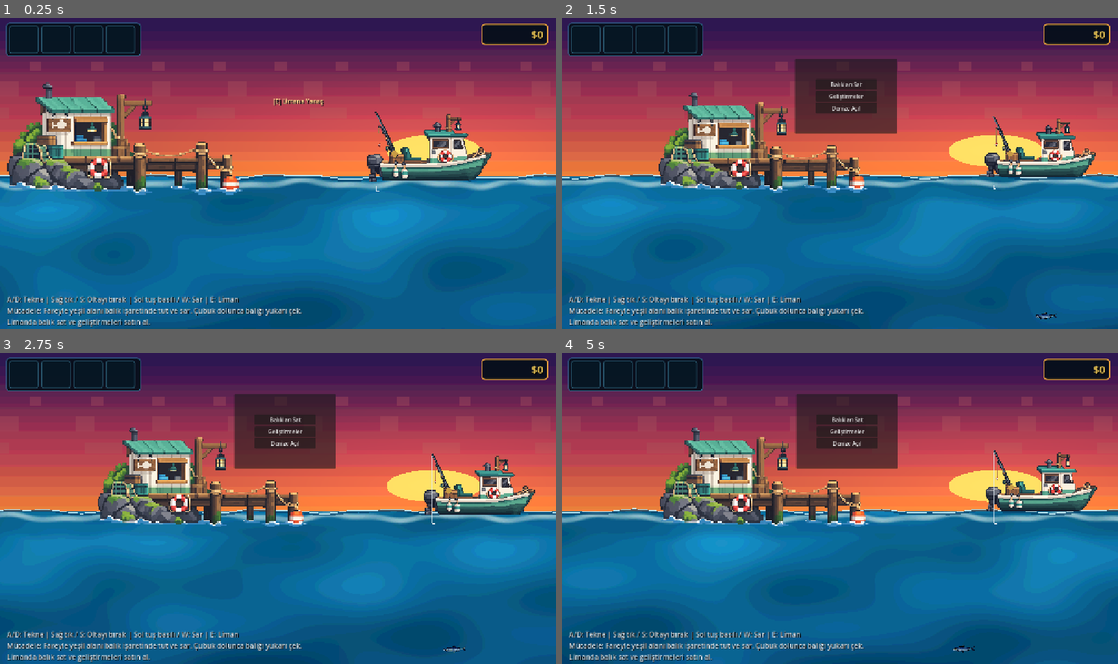
Above: before the commit, frames 1-4 (two rows, left to right).
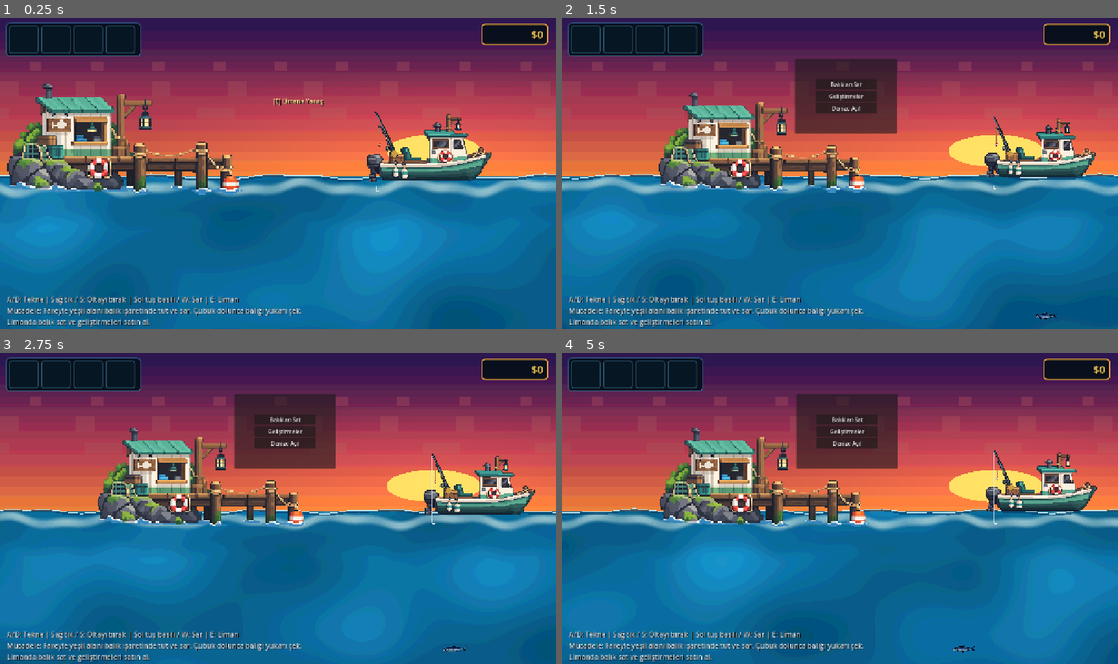
Above: after the commit, the same moments.

Repository: mirackayademir/TinyFisher
Game: Godot game, scene res://scenes/world.tscn
The game is run twice, just before and just after one commit, with the same random seed, the same clock (stepped at 60 frames per second) and the same inputs.
Inputs (mouse positions are in pixels of both pictures, inside the frame that each line leads up to):
- Up to frame 1 (0.25 s): no input
- Up to frame 2 (1.5 s): move the mouse to (962, 157) at 0.52 s; hold D (move_right) 0.53-1.28 s; tap E (dock) at 0.6, 1.35 s; click (962, 157) at 0.67 s; move the mouse to (728, 189) at 1.27 s; hold S from 1.28 s (still down)
- Up to frame 3 (2.75 s): move the mouse to (333, 440) at 2.02 s; release S at 2.03 s; hold D (move_right) from 2.03 s (still down); tap E (dock) at 2.1 s
- Up to frame 4 (5 s): move the mouse to (812, 570) at 2.77 s; release D (move_right) at 2.78 s; hold W 2.78-3.53 s; tap E (dock) at 2.85, 3.6, 4.35 s; click (812, 570) at 2.92 s; move the mouse to (1006, 555) at 3.52 s; hold A (move_left) from 3.53 s (still down); move the mouse to (673, 461) at 4.27 s

The runs differ from the first frame. In frame 1, 14% of the frame differs, in the area x 0-100%, y 51-100%; in frame 2, 16%; in frame 3, 16%; in frame 4, 17%.

Commit message:
Extend ocean render for deep fishing

Diff:
--- a/scenes/hook.gd
+++ b/scenes/hook.gd
@@ -28,6 +28,11 @@
 	# Scene'deki eski değer daha kısa olsa bile yeni başlangıç oltası yaklaşık 50 m'lik alanı tarar.
 	max_depth = maxf(max_depth, BASE_DEPTH_PIXELS)
 	camera_deep_y = maxf(camera_deep_y, 1420.0)
+
+	# Derin kamera aşağı indiğinde deniz görseli bitmesin.
+	var water := world.get_node_or_null("Water") as ColorRect
+	if water != null:
+		water.offset_bottom = maxf(water.offset_bottom, 2700.0)
 
 	collision_layer = 0
 	collision_mask = 2
